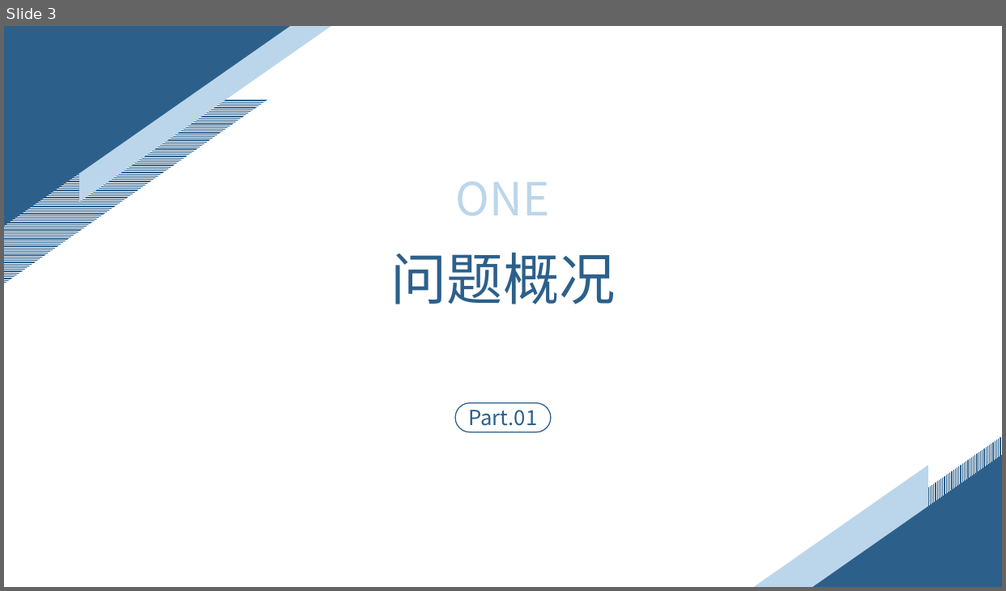
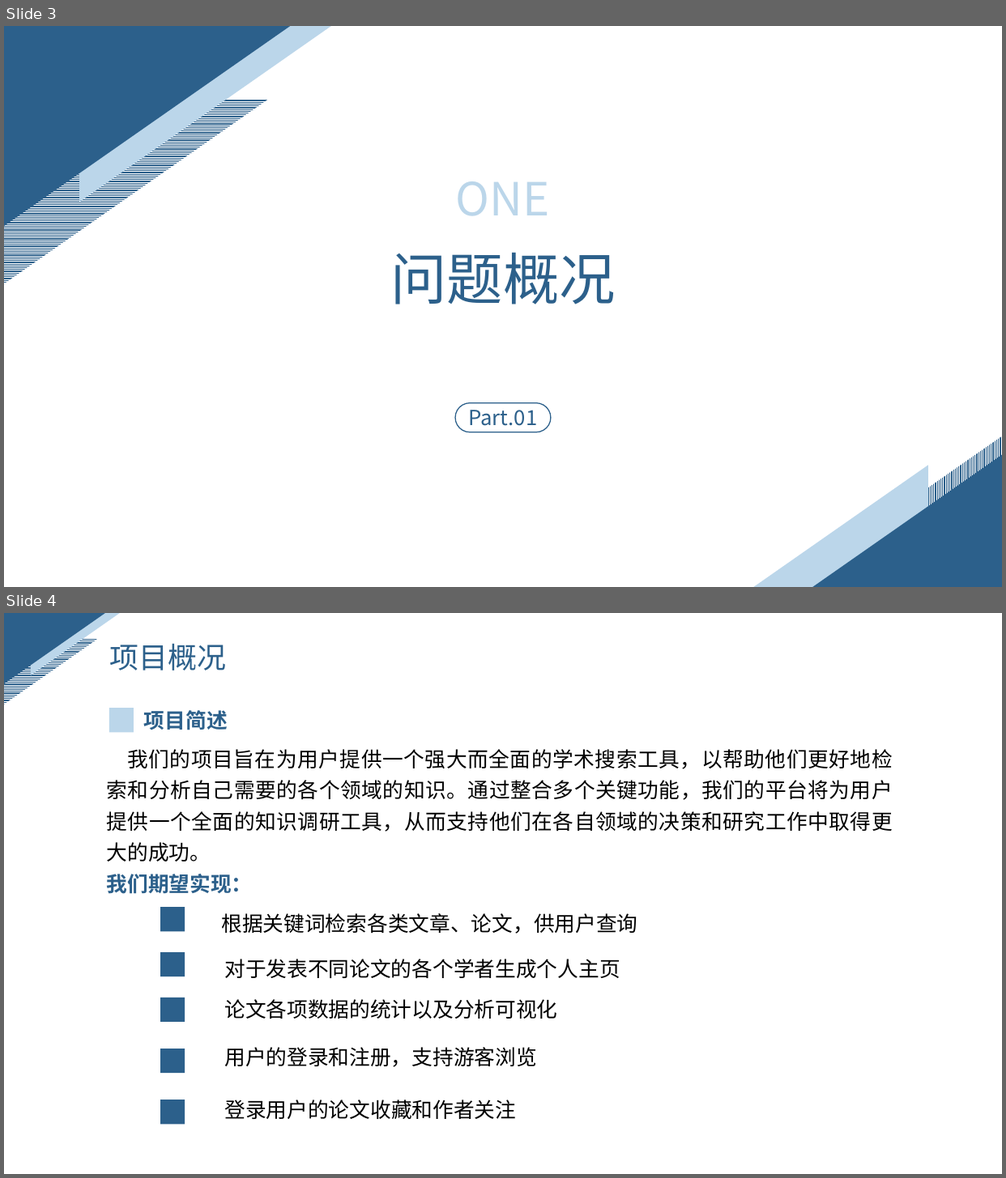
Before and after one commit to ZhangYHe/BIT-2023-ZYGC, a slide deck: doc/问题陈述.pptx. Shown one above the other, each under a label of ours: slide 3 before the commit, slides 3 and 4 after it. The pictures are 1006x591 and 1006x1178 pixels, drawn with LibreOffice and Linux fonts; fonts in the diff are those of the drawing. Boxes give left, top, right and bottom in pixels: in the first picture for what was removed or moved away, otherwise in the second. Text is boxed around its words. In the diff, an @@ line names an element or a change of style, - is before the commit and + after.

```diff
--- a/doc/问题陈述.pptx
+++ b/doc/问题陈述.pptx
@@ slide 4 added at (4, 613, 1002, 1174), background #FFFFFF @@
@@ right triangle added at (4, 613, 105, 684), fill #2C608B @@
@@ right triangle added at (31, 613, 120, 675), fill #BBD6EA @@
@@ right triangle added at (4, 639, 98, 705), fill pattern #2C608B on #FFFFFF @@
@@ text added at (110, 644, 227, 671), 28 pt, text #2C608B @@
+项目概况
@@ rectangle added at (108, 708, 134, 733), fill #BBD6EA @@
@@ text added at (144, 710, 228, 730), 20 pt, text #2C608B, bold @@
+项目简述
@@ text added at (107, 749, 893, 894), 20 pt, text #000000 @@
+我们的项目旨在为用户提供一个强大而全面的学术搜索工具，以帮助他们更好地检索和分析自己需要的各个领域的知识。通过整合多个关键功能，我们的平台将为用户提供一个全面的知识调研工具，从而支持他们在各自领域的决策和研究工作中取得更大的成功。
+我们期望实现：
@@ rectangle added at (160, 907, 185, 932), fill #2C608B @@
@@ text added at (221, 914, 637, 934), 20 pt, text #000000 @@
+根据关键词检索各类文章、论文，供用户查询
@@ rectangle added at (160, 952, 185, 977), fill #2C608B @@
@@ text added at (224, 959, 620, 978), 20 pt, text #000000 @@
+对于发表不同论文的各个学者生成个人主页
@@ rectangle added at (160, 998, 185, 1023), fill #2C608B @@
@@ text added at (224, 999, 557, 1019), 20 pt, text #000000 @@
+论文各项数据的统计以及分析可视化
@@ rectangle added at (160, 1049, 185, 1073), fill #2C608B @@
@@ text added at (224, 1047, 537, 1067), 20 pt, text #000000 @@
+用户的登录和注册，支持游客浏览
@@ rectangle added at (160, 1101, 185, 1125), fill #2C608B @@
@@ text added at (224, 1100, 516, 1119), 20 pt, text #000000 @@
+登录用户的论文收藏和作者关注
```
Also in this commit, not shown: 1 slide changed, 9 other slides added, 2 slides removed.
